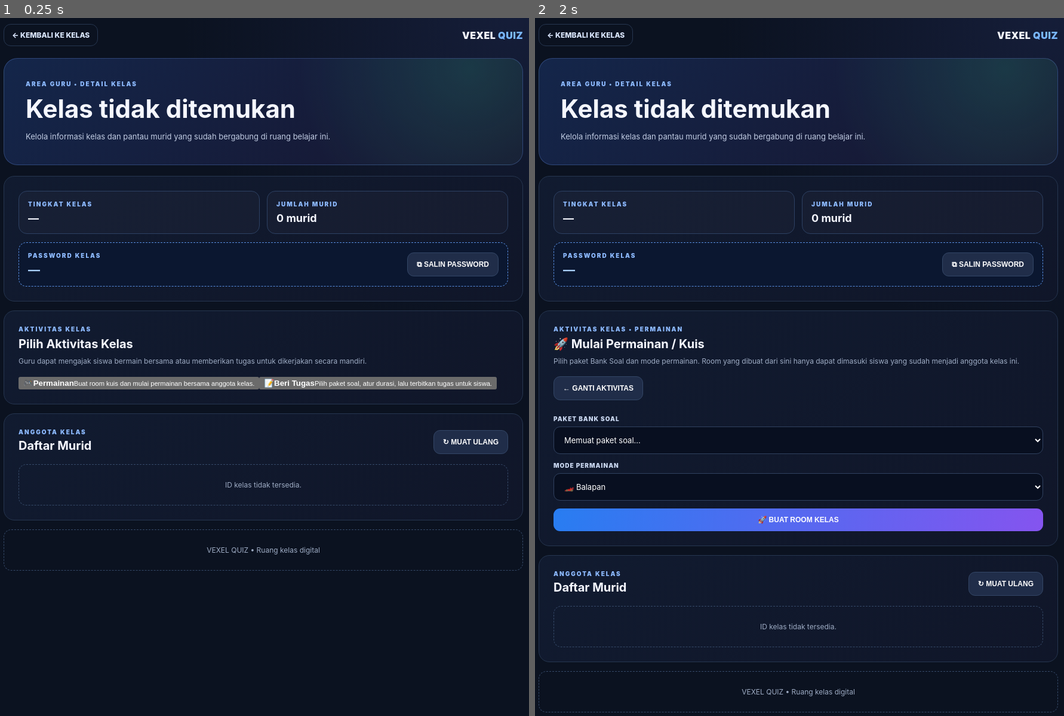
Above: before the commit, frames 1-2 (left to right).
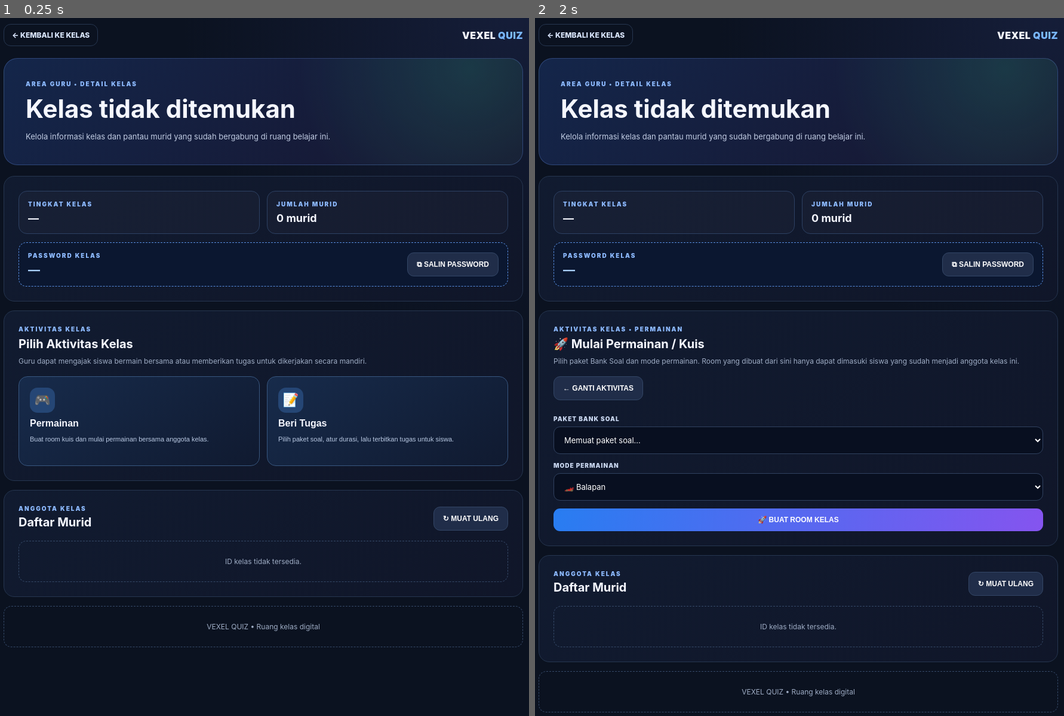
Above: after the commit, the same moments.

Repository: vexelkang-cell/gamepai
Game: browser game, page guru/kelas/detail/index.html
The game is run twice, just before and just after one commit, with the same random seed, the same clock (stepped at 60 frames per second) and the same inputs.
Inputs:
- Up to frame 1 (0.25 s): no input
- Up to frame 2 (2 s): click "🎮PermainanBuat room kuis dan …" (after the commit: "🎮 Permainan Buat room kuis da…") at 0.27 s; click "← GANTI AKTIVITAS" at 1.27 s; click "🎮PermainanBuat room kuis dan …" (after the commit: "🎮 Permainan Buat room kuis da…") at 1.77 s; click "⧉ SALIN PASSWORD" at 1.87 s

The runs differ from the first frame. In frame 1, 5.5% of the frame differs, in the area x 0-99%, y 51-91%; in frame 2, nothing differs.

Commit message:
Style classroom activity selection cards

Diff:
--- a/guru/kelas/detail/index.html
+++ b/guru/kelas/detail/index.html
@@ -8,7 +8,7 @@
 .card{padding:clamp(17px,4vw,24px);border:1px solid var(--line);border-radius:18px;background:linear-gradient(145deg,#1 …(558 unchanged characters)…
 .btn{border:0;border-radius:11px;padding:12px 15px;color:#fff;font-weight:900;font-size:12px;background:linear-gradient …(2258 unchanged characters)…
 @media(max-width:520px){.summary{grid-template-columns:1fr}.password-row{align-items:flex-start;flex-direction:column}.password-row .btn{width:100%}.top .brand{display:none}}
-</style></head><body><main class="wrap">
+.activity-options{display:grid;grid-template-columns:1fr 1fr;gap:12px}.activity-option{display:flex;flex-direction:column;align-items:flex-start;gap:9px;min-height:150px;padding:18px;border:1px solid #385780;border-radius:15px;background:linear-gradient(145deg,#172b4b,#101a30);color:#f5f7ff;text-align:left;cursor:pointer;transition:.18s}.activity-option:hover{border-color:#75b6ff;transform:translateY(-1px)}.activity-option strong{font-size:16px}.activity-option small{color:#b9c9e3;font-size:11px;line-height:1.6}.activity-icon{display:grid;place-items:center;width:42px;height:42px;border-radius:13px;background:#254675;font-size:22px}@media(max-width:520px){.activity-options{grid-template-columns:1fr}.activity-option{min-height:unset}}</style></head><body><main class="wrap">
 <header class="top"><a class="back" href="/guru/kelas/">← KEMBALI KE KELAS</a><div class="brand">VEXEL <span>QUIZ</span></div></header>
 <section class="hero"><div class="eyebrow">AREA GURU • DETAIL KELAS</div><h1 id="className">Memuat kelas...</h1><p>Kelola informasi kelas dan pantau murid yang sudah bergabung di ruang belajar ini.</p></section>
 <section class="card"><div class="summary"><div class="info"><div class="eyebrow">TINGKAT KELAS</div><strong id="classL …(395 unchanged characters)…
